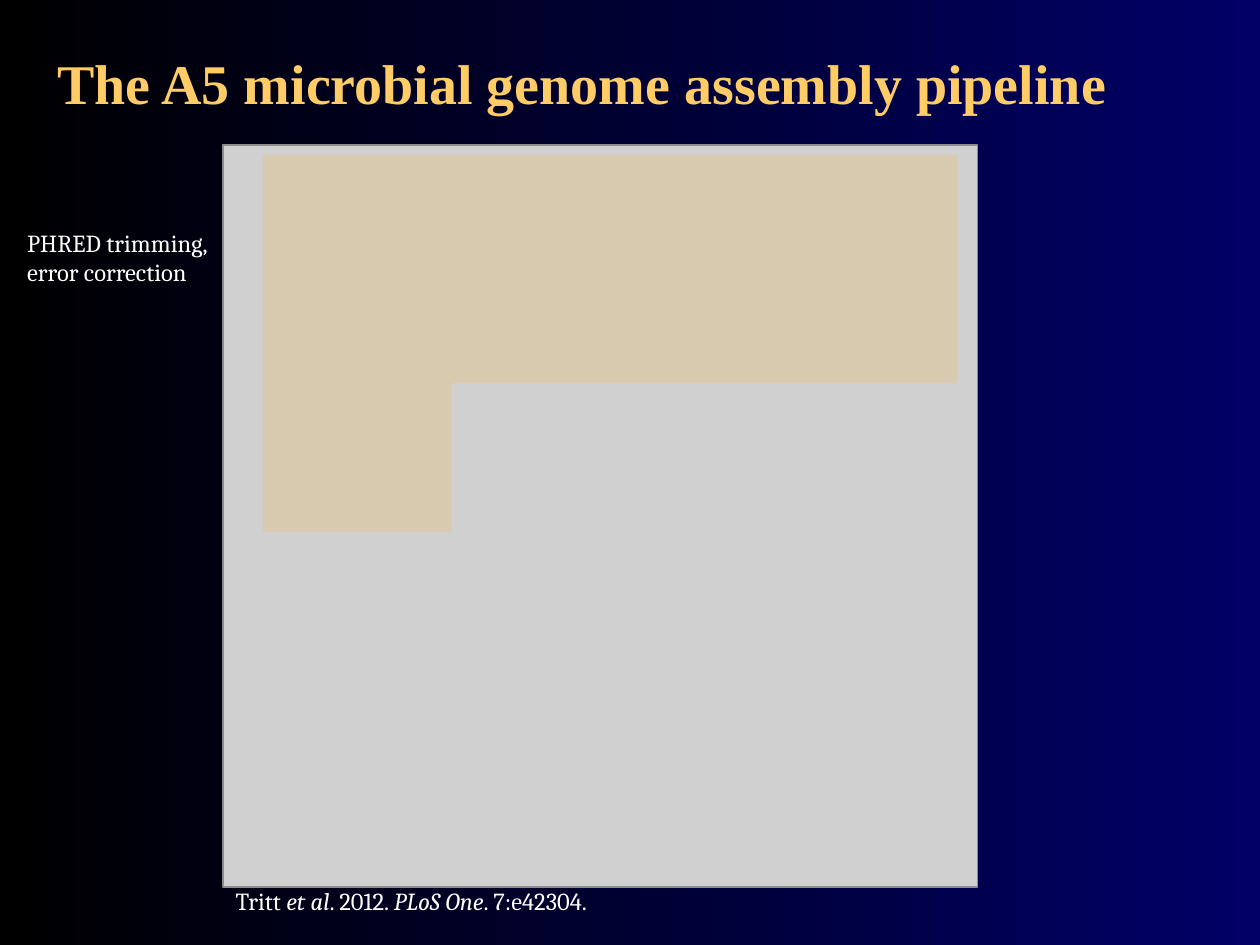
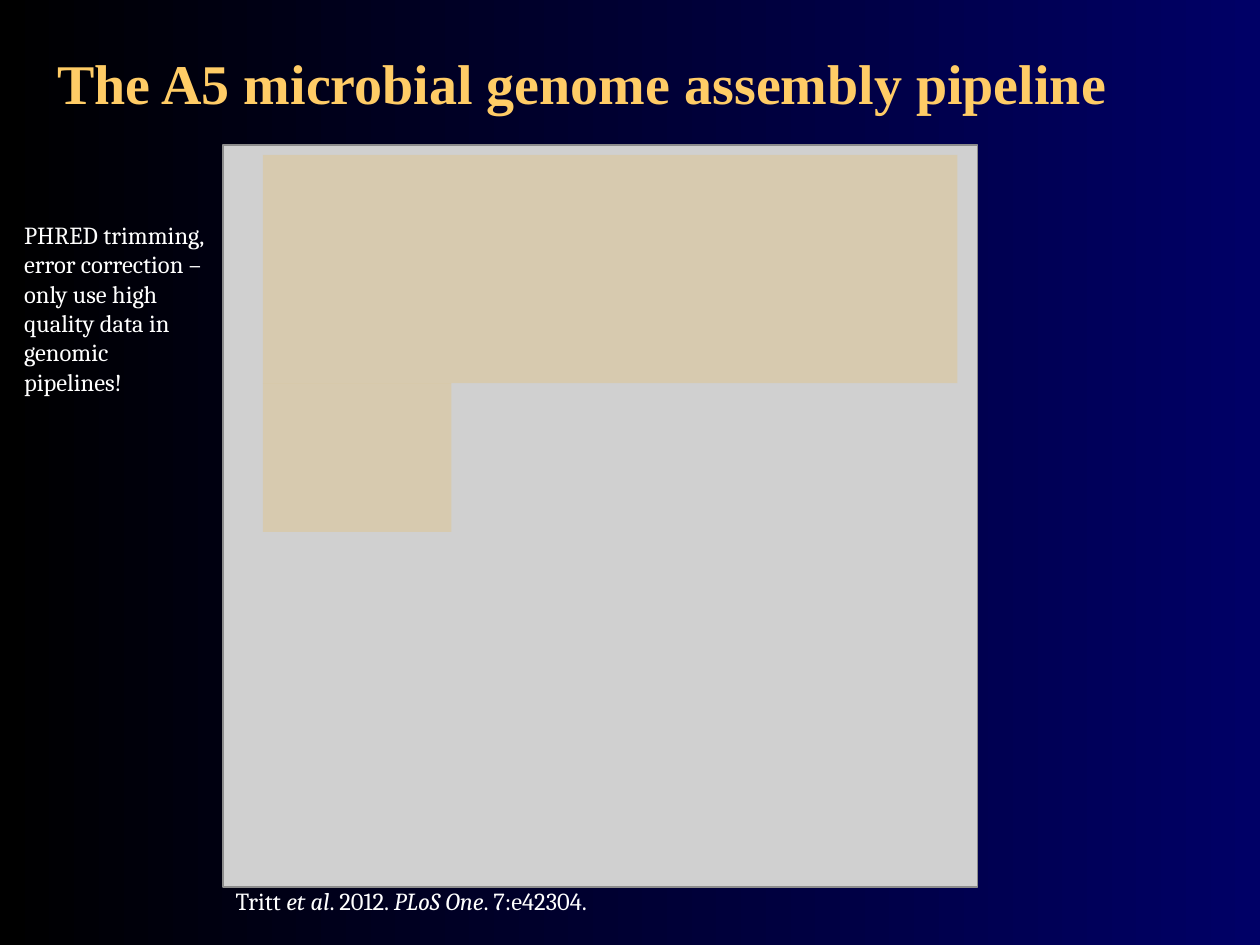
Before and after one commit to agmcarthur/Biochem-3BP3, a slide deck: slide 14 of Lectures/Lecture 5 - Genome Assembly.pptx. Drawn at 1260x945 pixels with LibreOffice and Linux fonts; fonts in the diff are those of the drawing; grey boxes stand for pictures. Boxes give left, top, right and bottom in pixels: in the first picture for what was removed or moved away, otherwise in the second. Text is boxed around its words. In the diff, an @@ line names an element or a change of style, - is before the commit and + after.

Commit message:
update genome assembly lecture

```diff
--- a/Lectures/Lecture 5 - Genome Assembly.pptx
+++ b/Lectures/Lecture 5 - Genome Assembly.pptx
@@ text at box(24, 227, 204, 396): text changed @@
-PHRED trimming, error correction
+PHRED trimming, error correction – only use high quality data in genomic pipelines!
```
Also in this commit, not shown: 1 other slide changed.
